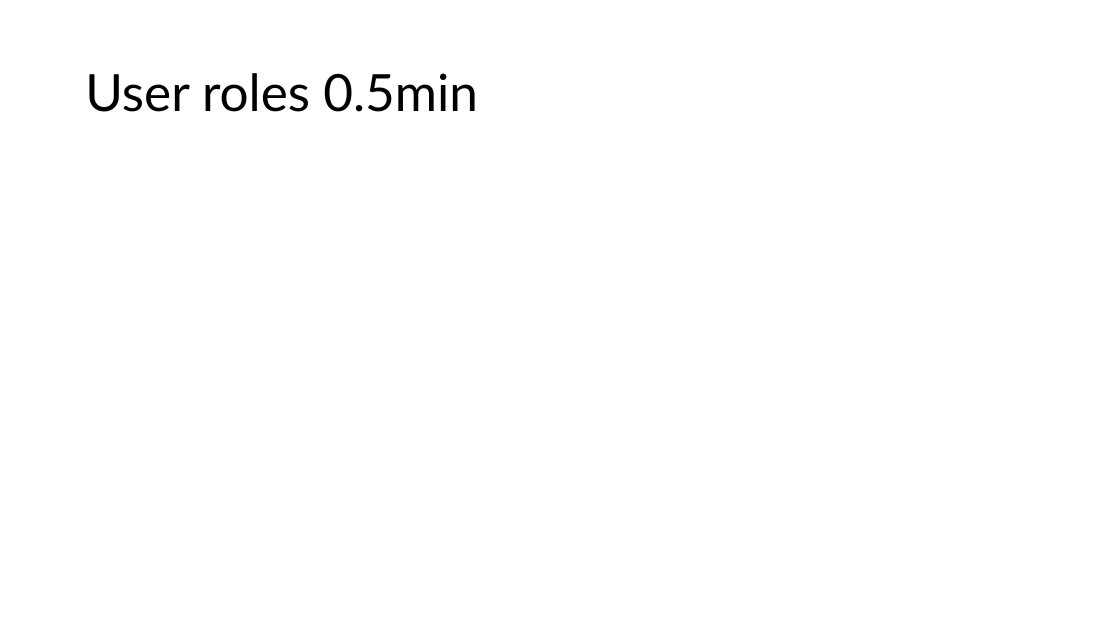
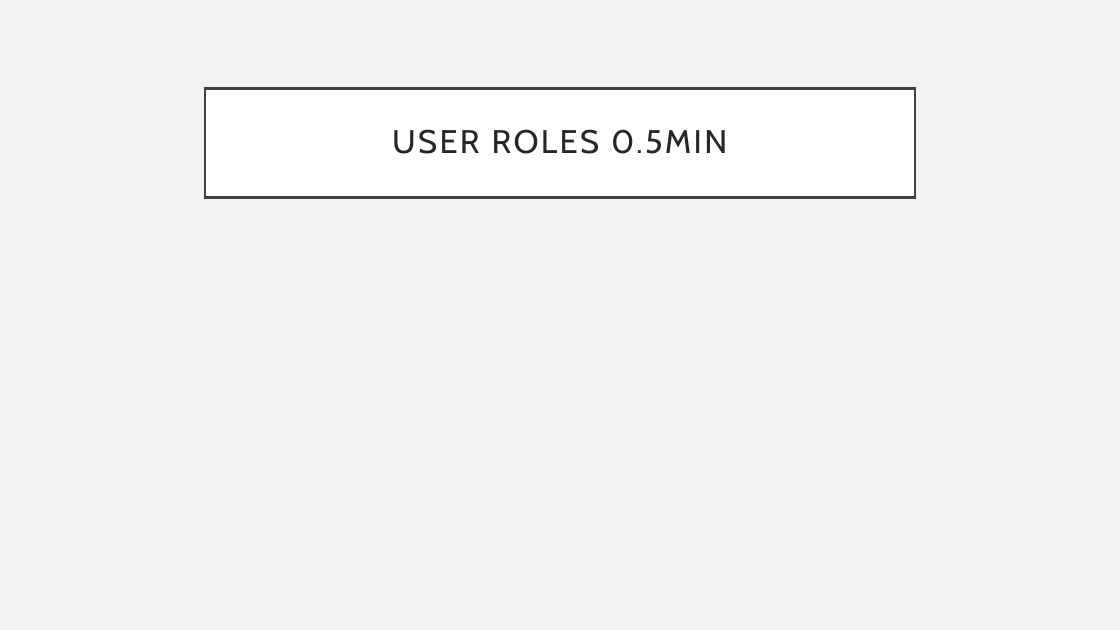
Before and after one commit to Osterie/IDATA2301_IDATA2306_GROUP_7, a slide deck: slide 18 of group7-idata2301-idata2306-presentation.pptx (slide 17 before the commit). Drawn at 1120x630 pixels with LibreOffice and Linux fonts; fonts in the diff are those of the drawing. Boxes give left, top, right and bottom in pixels: in the first picture for what was removed or moved away, otherwise in the second. Text is boxed around its words. In the diff, an @@ line names an element or a change of style, - is before the commit and + after.

```diff
--- a/group7-idata2301-idata2306-presentation.pptx
+++ b/group7-idata2301-idata2306-presentation.pptx
@@ background #FFFFFF to #F2F2F2 @@
@@ title "USER ROLES 0.5MIN": place and size @@
-title "USER ROLES 0.5MIN" at box(85, 73, 478, 112)
+title "USER ROLES 0.5MIN" at box(205, 88, 915, 197)
@@ title "USER ROLES 0.5MIN" at box(205, 88, 915, 197): fill none to #FFFFFF; outline none to #404040 2.5 pt @@
@@ title at box(392, 129, 727, 154): text changed; size 44 to 28 pt; font Lato to Cabin; text colour #000000 to #262626 @@
-User roles 0.5min
+USER ROLES 0.5MIN
```
Also in this commit, not shown: 20 other slides changed, 1 slide added.
